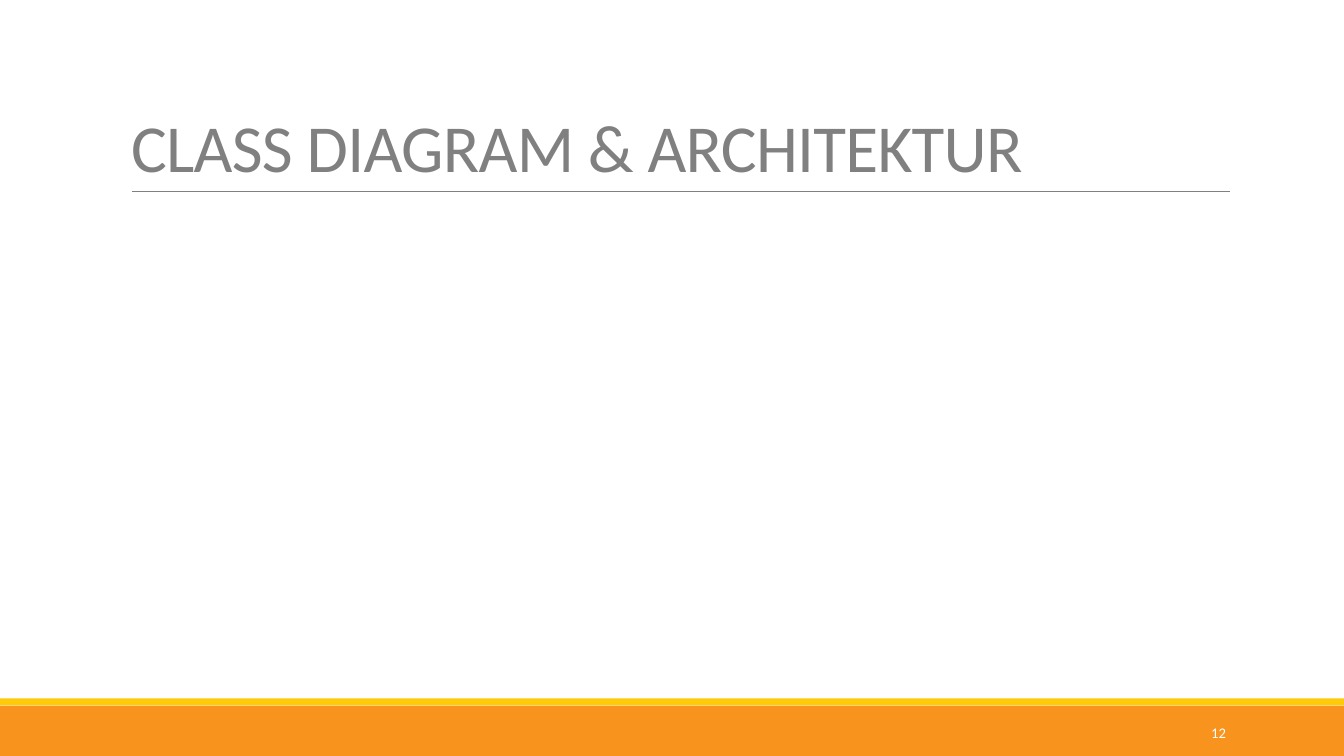
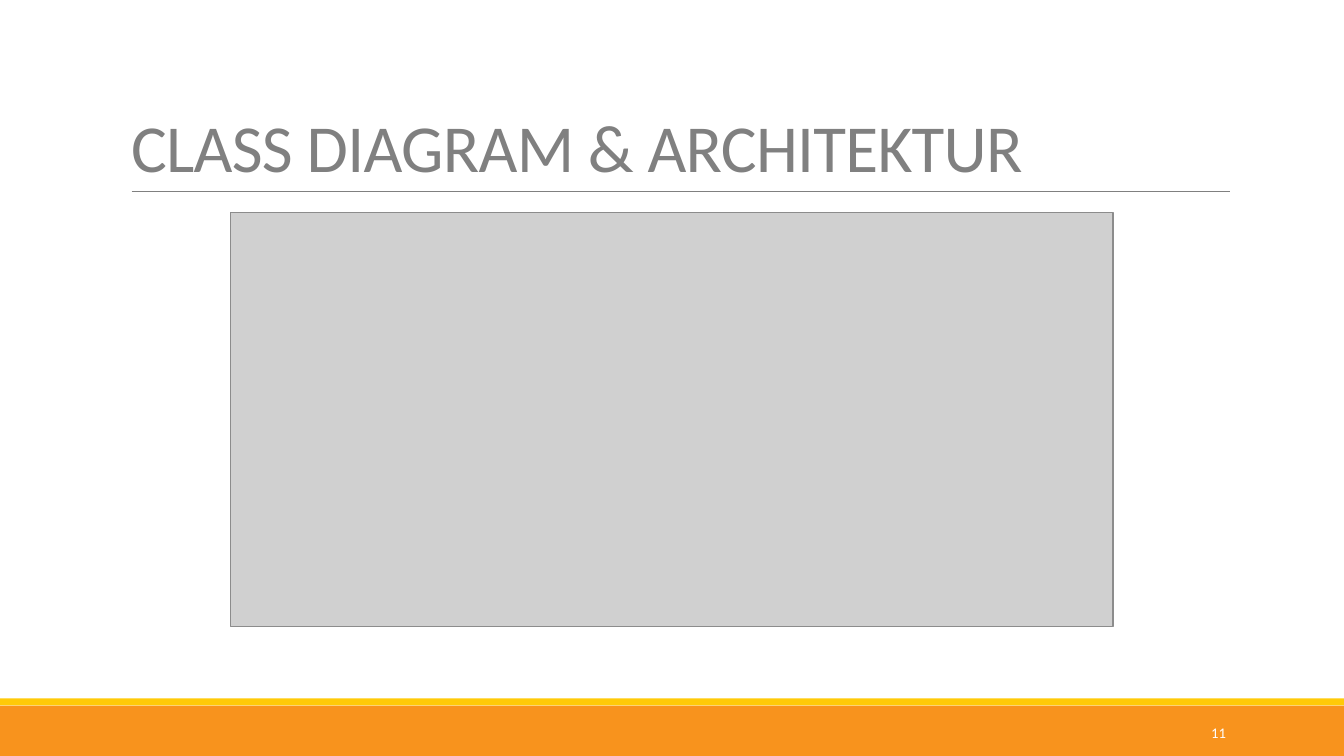
Before and after one commit to nappydevelopment/Nappy-the-ingenious-docs, a slide deck: slide 11 of Midterm-PPP.pptx (slide 12 before the commit). Drawn at 1344x756 pixels with LibreOffice and Linux fonts; fonts in the diff are those of the drawing; grey boxes stand for pictures. Boxes give left, top, right and bottom in pixels: in the first picture for what was removed or moved away, otherwise in the second. Text is boxed around its words. In the diff, an @@ line names an element or a change of style, - is before the commit and + after.

```diff
--- a/Midterm-PPP.pptx
+++ b/Midterm-PPP.pptx
@@ picture added at box(231, 213, 1113, 627) @@
@@ page number at box(1211, 728, 1226, 738): text changed @@
-12
+11
```
Also in this commit, not shown: 1 other file.
